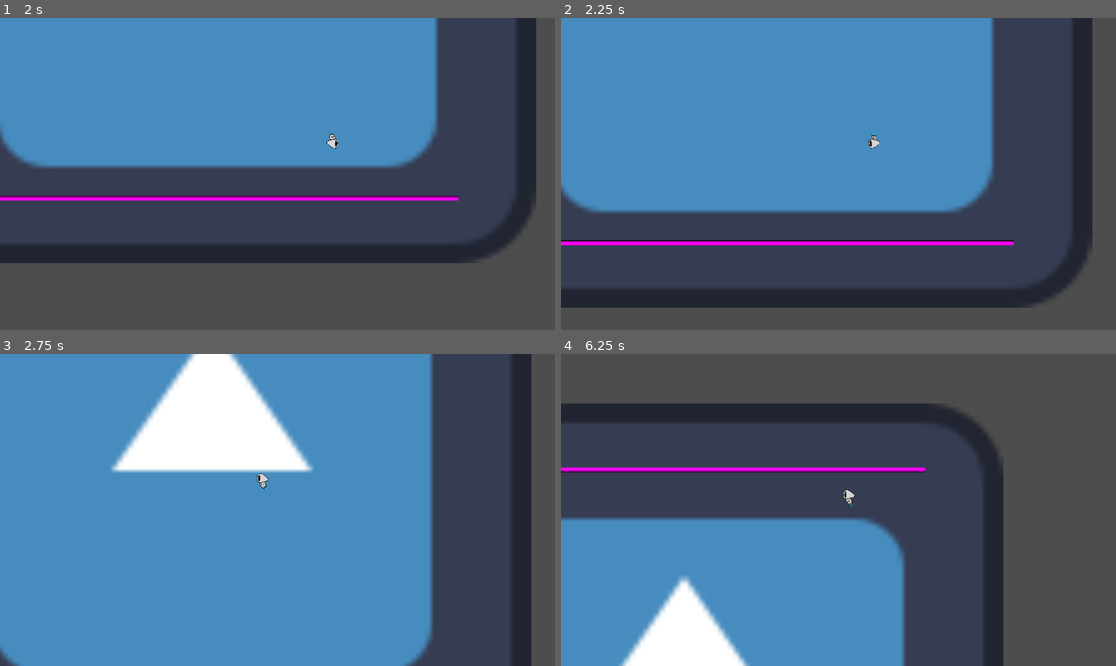
Above: before the commit, frames 1-4 (two rows, left to right).
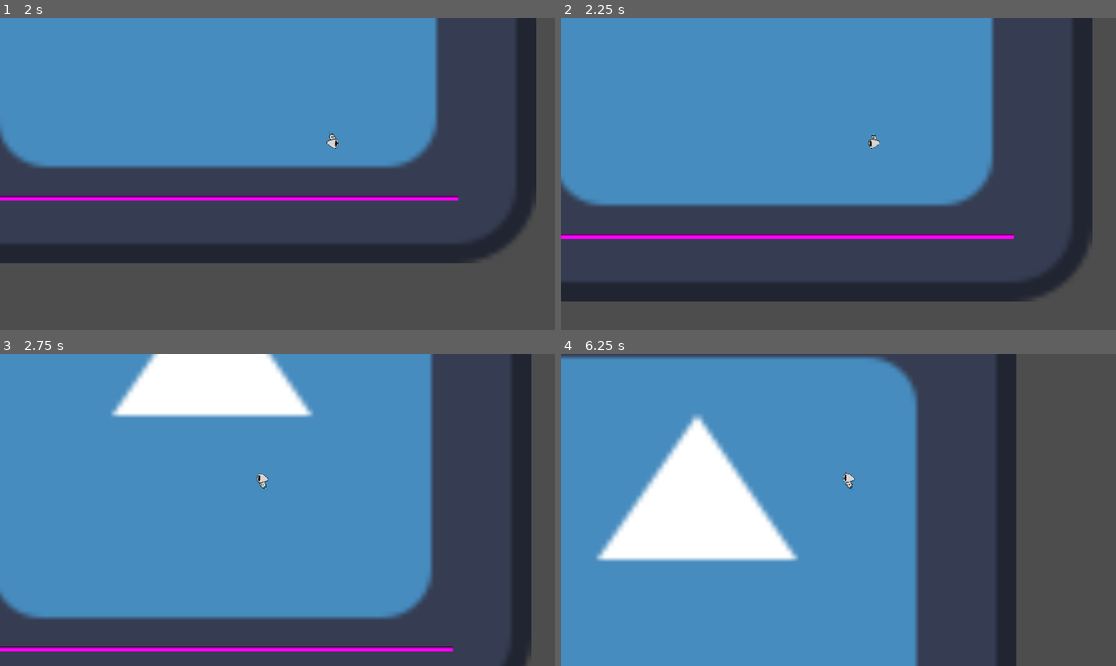
Above: after the commit, the same moments.

Repository: Math-s314/gravit-issue_project
Game: Godot game, scene res://Levels/MainTest.tscn
The game is run twice, just before and just after one commit, with the same random seed, the same clock (stepped at 60 frames per second) and the same inputs. The engine's default icon, where the game draws it, is replaced by a stand-in: a white triangle on a blue panel in a dark square.
Inputs (mouse positions are in pixels of both pictures, inside the frame that each line leads up to):
- Up to frame 1 (2 s): tap Enter at 0.5 s; move the mouse to (399, 158) at 0.52 s; hold D (Right) from 0.53 s (still down); click (399, 158) at 0.6 s; tap Space (Jump) at 0.77, 1.52 s; move the mouse to (166, 189) at 1.27 s; click (166, 189) at 1.35 s
- Up to frame 2 (2.25 s): move the mouse to (894, 105) at 2.02 s; release D (Right) at 2.03 s; hold A (Left) from 2.03 s (still down); click (894, 105) at 2.1 s
- Up to frame 3 (2.75 s): keep holding A (Left)
- Up to frame 4 (6.25 s): move the mouse to (810, 572) at 2.77 s; release A (Left) at 2.78 s; hold D (Right) 2.78-4.28 s; click (810, 572) at 2.85 s; tap Space (Jump) at 3.02, 3.77, 4.52, 6.02 s; move the mouse to (1005, 556) at 3.52 s; click (1005, 556) at 3.6 s; move the mouse to (672, 463) at 4.27 s; hold A (Left) 4.28-5.03 s; click (672, 463) at 4.35 s; move the mouse to (866, 510) at 5.02 s; hold D (Right) 5.03-5.78 s; click (866, 510) at 5.1 s; move the mouse to (755, 432) at 5.77 s; hold A (Left) from 5.78 s (still down); click (755, 432) at 5.85 s

Frame 1 is identical in both runs. In frame 2, 8.0% of the frame differs, in the area x 0-95%, y 48-93%; in frame 3, 22%; in frame 4, 48%, in the area x 0-82%, y 0-100%.
Error in both runs: Invalid assignment of property or key 'player' with value of type 'CharacterBody2D (Player)' on a base object of type 'Node (GameInstance.gd)'. (res://Actors/P…

Commit message:
Update player.gd

Diff:
--- a/gravit-issue/Actors/Player/player.gd
+++ b/gravit-issue/Actors/Player/player.gd
@@ -143,6 +143,7 @@
 		gravity_transition = true
 		gravity_timer.wait_time = transition_duration
 		gravity_dir = -gravity_dir
+		velocity[1]  = velocity[1] /2
 		sprite.play(&"Renversement")
 	gravity_timer.start();
 
